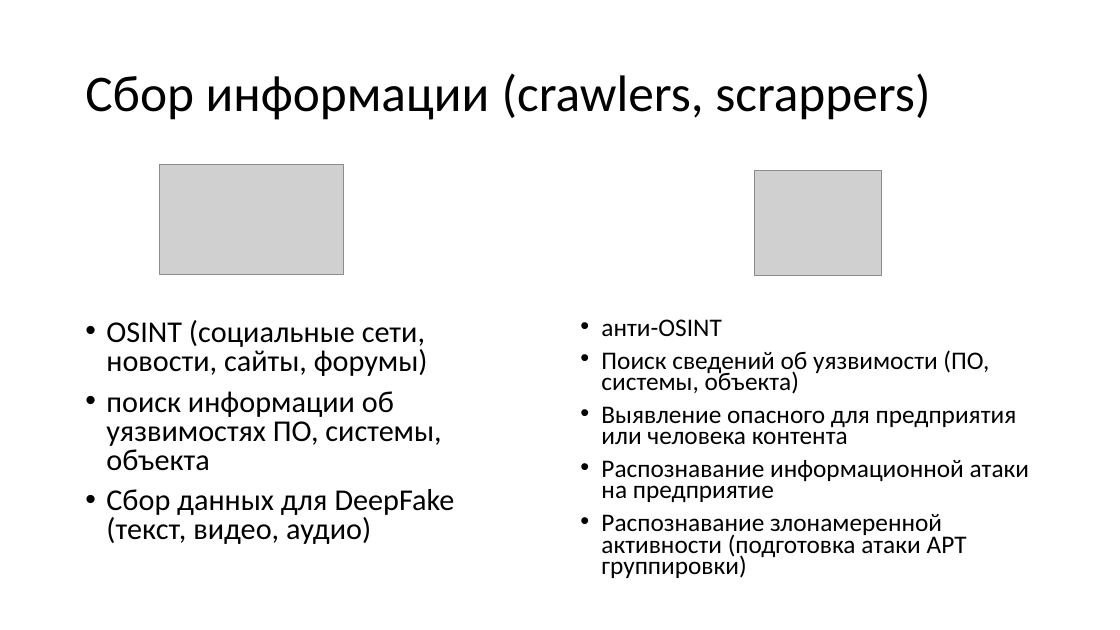
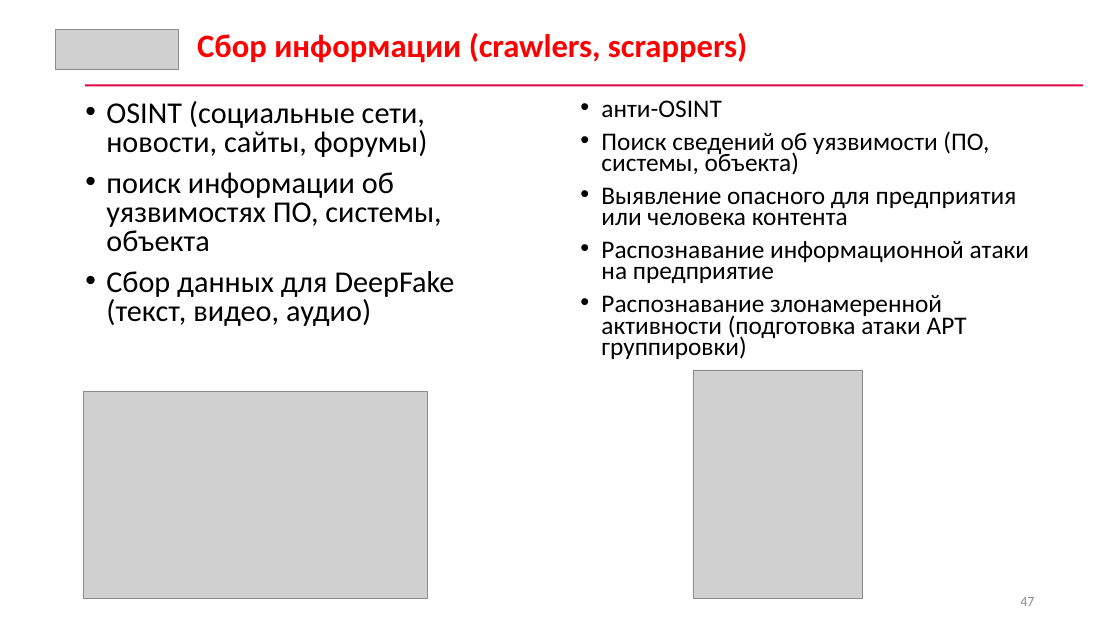
Before and after one commit to CyberLympha/AI-for-IS-Course, a slide deck: slide 47 of Лекции/Введение. Основы ИБ.pptx (slide 46 before the commit). Drawn at 1120x630 pixels with LibreOffice and Linux fonts; fonts in the diff are those of the drawing; grey boxes stand for pictures. Boxes give left, top, right and bottom in pixels: in the first picture for what was removed or moved away, otherwise in the second. Text is boxed around its words. In the diff, an @@ line names an element or a change of style, - is before the commit and + after.

```diff
--- a/Лекции/Введение. Основы ИБ.pptx
+++ b/Лекции/Введение. Основы ИБ.pptx
@@ picture added at [55,29,179,70] @@
@@ text "Сбор информации (crawlers, scrappers)": place and size @@
-text "Сбор информации (crawlers, scrappers)" at [85,73,930,120]
+text "Сбор информации (crawlers, scrappers)" at [197,33,747,63]
@@ text "Сбор информации (crawlers, scrappers)" at [197,33,747,63]: size 44 to 28 pt, text colour #000000 to #FF0000, bold on; line spacing 0.9 to 1; vertical alignment middle to top @@
@@ rectangle added at [85,85,1083,87], fill #E20443 @@
@@ text "OSINT (социальные сети, новости, сайты, ...": place and size @@
-text "OSINT (социальные сети, новости, сайты, ..." at [106,320,455,544]
+text "OSINT (социальные сети, новости, сайты, ..." at [106,101,455,326]
@@ text "анти-OSINT": place and size @@
-text "анти-OSINT" at [601,319,1029,578]
+text "анти-OSINT" at [601,100,1029,359]
@@ picture: place and size @@
-picture at [755,171,881,276]
+picture at [693,370,863,598]
@@ picture: place and size @@
-picture at [160,165,343,276]
+picture at [83,391,428,598]
@@ page number added at [1020,597,1034,606], 12 pt, text #8C8C8C @@
+47
```
Also in this commit, not shown: 10 other slides changed, 1 slide added, 3 other files.
